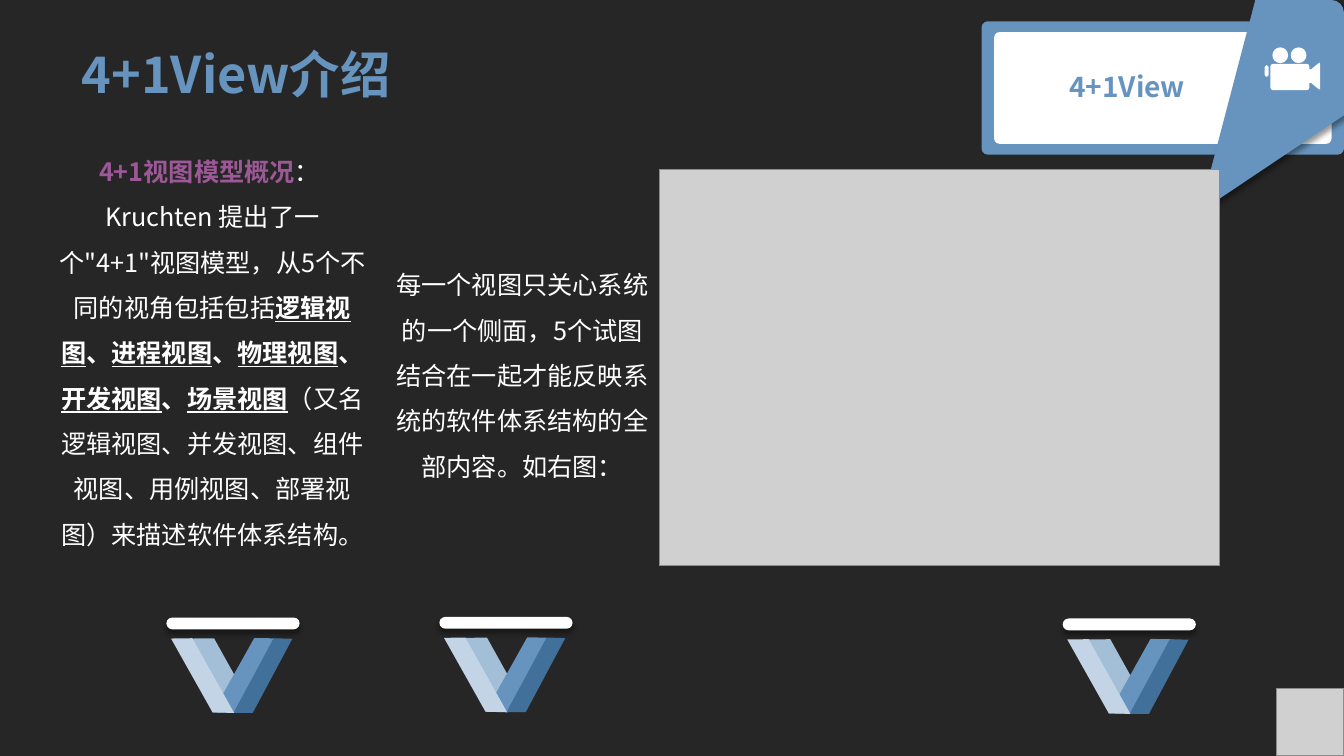
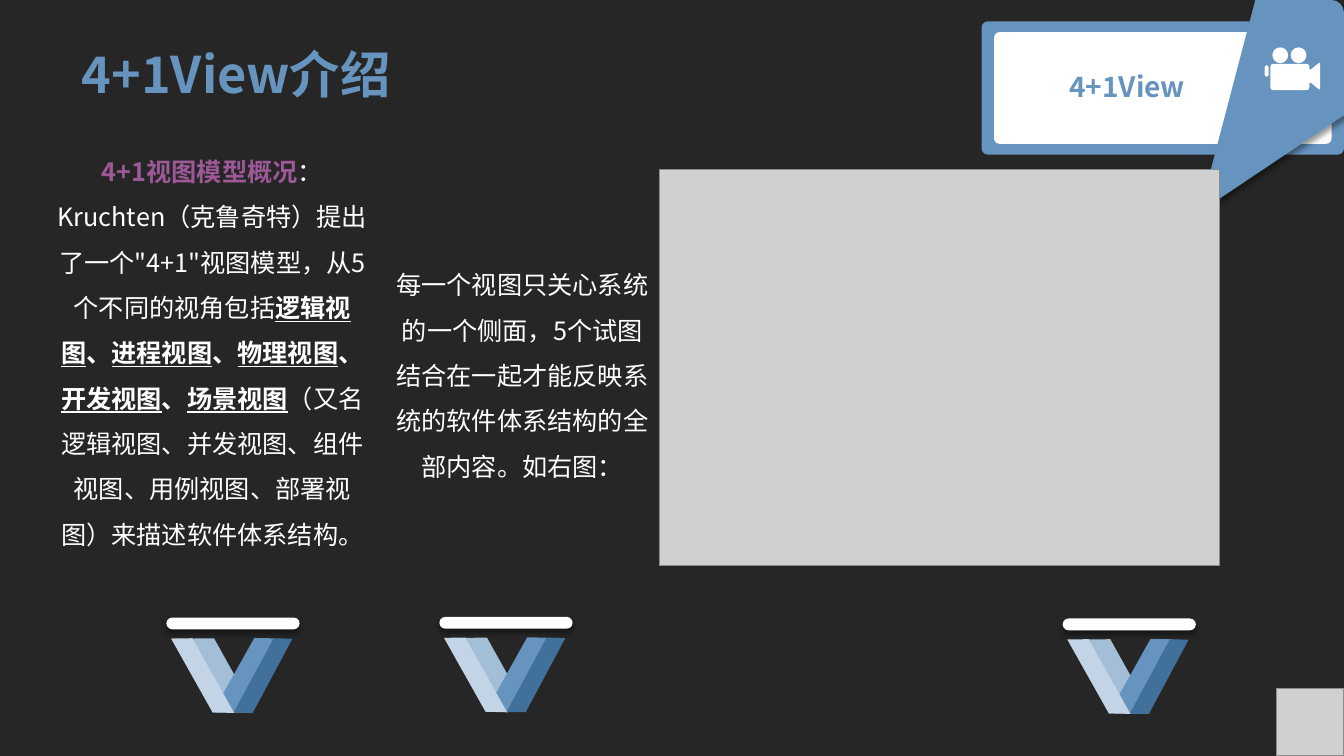
Before and after one commit to ToryXu0407/Project_yc, a slide deck: slide 4 of 翻转课堂/翻转课堂4+1View.pptx. Drawn at 1344x756 pixels with LibreOffice and Linux fonts; fonts in the diff are those of the drawing; grey boxes stand for pictures. Boxes give left, top, right and bottom in pixels: in the first picture for what was removed or moved away, otherwise in the second. Text is boxed around its words. In the diff, an @@ line names an element or a change of style, - is before the commit and + after.

```diff
--- a/翻转课堂/翻转课堂4+1View.pptx
+++ b/翻转课堂/翻转课堂4+1View.pptx
@@ text at [58, 159, 368, 547]: text changed @@
-4+1视图模型概况： Kruchten 提出了一个"4+1"视图模型，从5个不同的视角包括包括逻辑视图、进程视图、物理视图、开发视图、场景视图（又名逻辑视图、并发视图、组件视图、用例视图、部署视图）来描述软件体系结构。
+4+1视图模型概况：
+Kruchten（克鲁奇特）提出了一个"4+1"视图模型，从5个不同的视角包括逻辑视图、进程视图、物理视图、开发视图、场景视图（又名逻辑视图、并发视图、组件视图、用例视图、部署视图）来描述软件体系结构。
```
Also in this commit, not shown: 12 other slides changed, 8 slides added.
